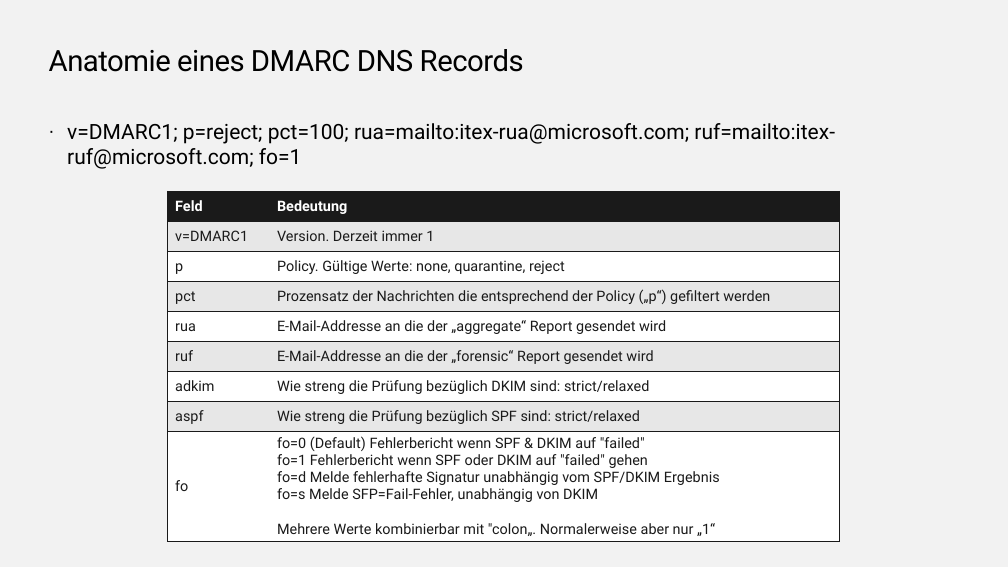
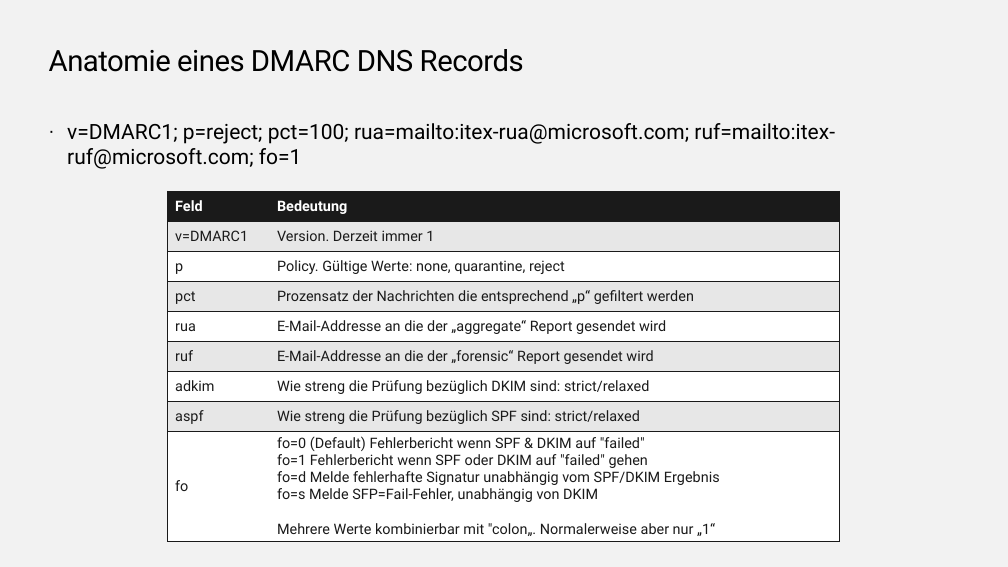
Before and after one commit to EnterpriseTrainingCenter/ExchangeServer, a slide deck: slide 29 of SMEXOP/SMEXOP_V1.0.pptx (slide 31 before the commit). Drawn at 1008x567 pixels with LibreOffice and Linux fonts; fonts in the diff are those of the drawing; background and template pictures are left out. Boxes give left, top, right and bottom in pixels: in the first picture for what was removed or moved away, otherwise in the second. Text is boxed around its words. In the diff, an @@ line names an element or a change of style, - is before the commit and + after.

```diff
--- a/SMEXOP/SMEXOP_V1.0.pptx
+++ b/SMEXOP/SMEXOP_V1.0.pptx
@@ table at [168, 191, 839, 543] @@
-row 4, column 2: Prozensatz der Nachrichten die entsprechend der Policy („p“) gefiltert werden
+row 4, column 2: Prozensatz der Nachrichten die entsprechend „p“ gefiltert werden
```
Also in this commit, not shown: 7 other slides changed, 4 slides removed.
